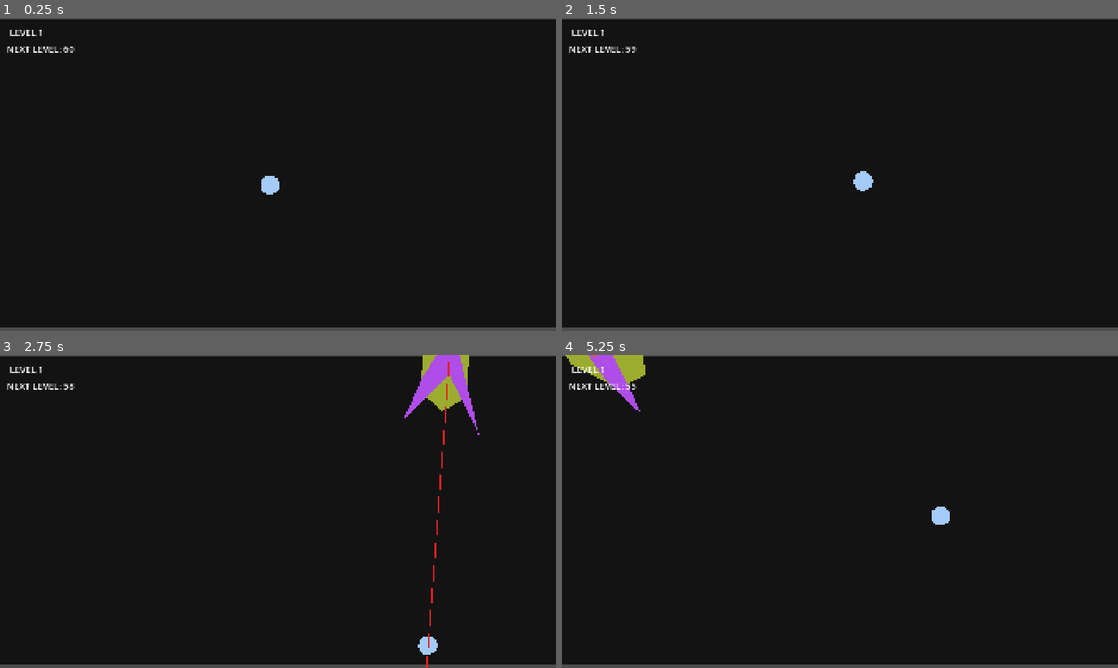
Above: before the commit, frames 1-4 (two rows, left to right).
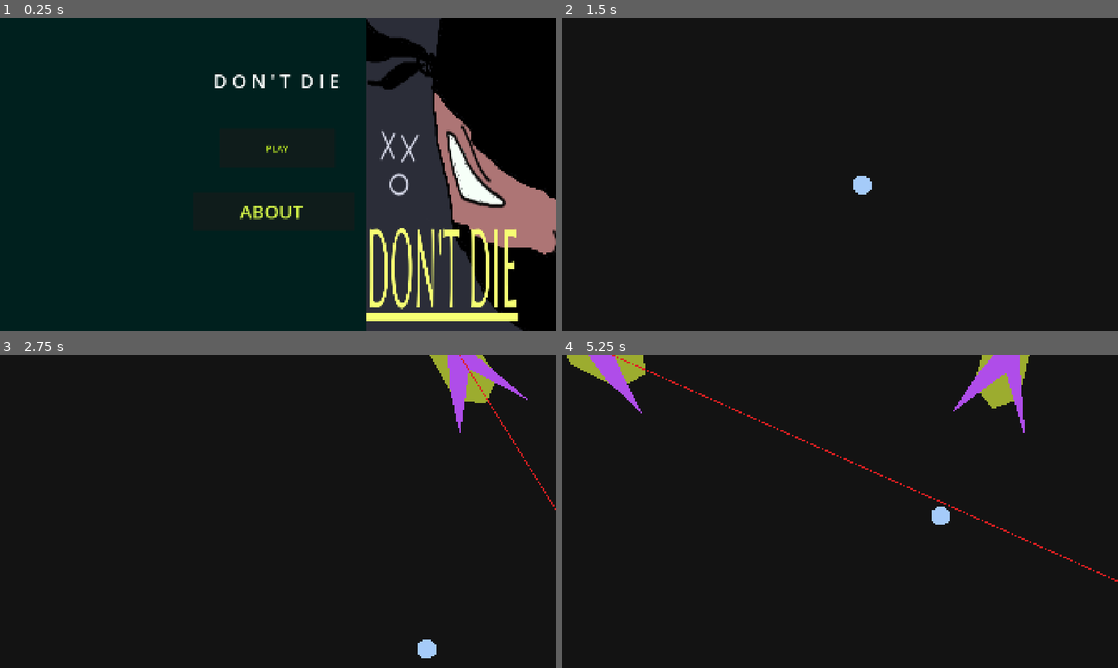
Above: after the commit, the same moments.

Repository: Freezingle/dont-die
Game: Godot game, scene res://scenes/ui/MainMenu.tscn
Two runs of this game, one before a commit and one after it. Both use one fixed random seed, a clock stepped at 60 frames per second and the inputs below. Before the commit the project starts from res://scenes/main.tscn.
Inputs (mouse positions are in pixels of both pictures, inside the frame that each line leads up to):
- Up to frame 1 (0.25 s): no input
- Up to frame 2 (1.5 s): click (840, 149) at 0.5 s, where only the run after the commit has a clickable "PLAY"; tap Enter at 1.25 s; move the mouse to (962, 158) at 1.27 s; press the mouse at (962, 158) at 1.28 s; hold D (move_right) from 1.28 s (still down)
- Up to frame 3 (2.75 s): move the mouse to (166, 527) at 2.02 s; release D (move_right) at 2.03 s; release the mouse at (166, 527) at 2.03 s; hold S (move_down) from 2.03 s (still down); click (166, 527) at 2.1 s
- Up to frame 4 (5.25 s): move the mouse to (895, 442) at 2.77 s; release S (move_down) at 2.78 s; press the mouse at (895, 442) at 2.78 s; hold D (move_right) 2.78-3.53 s; move the mouse to (812, 574) at 3.52 s; release the mouse at (812, 574) at 3.53 s; hold W (move_up) 3.53-4.28 s; click (812, 574) at 3.6 s; move the mouse to (1006, 558) at 4.27 s; press the mouse at (1006, 558) at 4.28 s; hold A (move_left) from 4.28 s (still down); move the mouse to (673, 464) at 5.02 s; release the mouse at (673, 464) at 5.03 s; click (673, 464) at 5.1 s

The runs differ from the first frame. In frame 1, 22% of the frame differs, in the area x 0-100%, y 0-100%; in frame 2, 1.8%; in frame 3, 4.1%; in frame 4, 3.6%.

Commit message:
add logo and implement game over loop

Diff:
--- a/icon.svg
+++ /dev/null
@@ -1 +0,0 @@
-<svg xmlns="http://www.w3.org/2000/svg" width="128" height="128"><rect width="124" height="124" x="2" y="2" fill="#363d52" stroke="#212532" stroke-width="4" rx="14"/><g fill="#fff" transform="translate(12.322 12.322)scale(.101)"><path d="M105 673v33q407 354 814 0v-33z"/><path fill="#478cbf" d="m105 673 152 14q12 1 15 14l4 67 132 10 8-61q2-11 15-15h162q13 4 15 15l8 61 132-10 4-67q3-13 15-14l152-14V427q30-39 56-81-35-59-83-108-43 20-82 47-40-37-88-64 7-51 8-102-59-28-123-42-26 43-46 89-49-7-98 0-20-46-46-89-64 14-123 42 1 51 8 102-48 27-88 64-39-27-82-47-48 49-83 108 26 42 56 81zm0 33v39c0 276 813 276 814 0v-39l-134 12-5 69q-2 10-14 13l-162 11q-12 0-16-11l-10-65H446l-10 65q-4 11-16 11l-162-11q-12-3-14-13l-5-69z"/><path d="M483 600c0 34 58 34 58 0v-86c0-34-58-34-58 0z"/><circle cx="725" cy="526" r="90"/><circle cx="299" cy="526" r="90"/></g><g fill="#414042" transform="translate(12.322 12.322)scale(.101)"><circle cx="307" cy="532" r="60"/><circle cx="717" cy="532" r="60"/></g></svg>
--- a/project.godot
+++ b/project.godot
@@ -11,14 +11,15 @@
 [application]
 
 config/name="Don't Die"
-run/main_scene="uid://dw5lw6tuawk1u"
+run/main_scene="uid://c8xjryixi4scu"
 config/features=PackedStringArray("4.5", "Forward Plus")
-config/icon="res://icon.svg"
+config/icon="uid://e5osq3l8ky7v"
 
 [display]
 
 window/size/viewport_width=1920
 window/size/viewport_height=1080
+window/size/mode=3
 window/stretch/mode="canvas_items"
 window/stretch/aspect="expand"
 
@@ -28,24 +29,28 @@
 "deadzone": 0.2,
 "events": [Object(InputEventKey,"resource_local_to_scene":false,"resource_name":"","device":-1,"window_id":0,"alt_press …(192 unchanged characters)…
 , Object(InputEventKey,"resource_local_to_scene":false,"resource_name":"","device":-1,"window_id":0,"alt_pressed":false …(186 unchanged characters)…
+, Object(InputEventJoypadMotion,"resource_local_to_scene":false,"resource_name":"","device":-1,"axis":1,"axis_value":-1.0,"script":null)
 ]
 }
 move_down={
 "deadzone": 0.2,
 "events": [Object(InputEventKey,"resource_local_to_scene":false,"resource_name":"","device":-1,"window_id":0,"alt_press …(192 unchanged characters)…
 , Object(InputEventKey,"resource_local_to_scene":false,"resource_name":"","device":-1,"window_id":0,"alt_pressed":false …(186 unchanged characters)…
+, Object(InputEventJoypadMotion,"resource_local_to_scene":false,"resource_name":"","device":-1,"axis":1,"axis_value":1.0,"script":null)
 ]
 }
 move_left={
 "deadzone": 0.2,
 "events": [Object(InputEventKey,"resource_local_to_scene":false,"resource_name":"","device":-1,"window_id":0,"alt_press …(191 unchanged characters)…
 , Object(InputEventKey,"resource_local_to_scene":false,"resource_name":"","device":-1,"window_id":0,"alt_pressed":false …(186 unchanged characters)…
+, Object(InputEventJoypadMotion,"resource_local_to_scene":false,"resource_name":"","device":-1,"axis":0,"axis_value":-1.0,"script":null)
 ]
 }
 move_right={
 "deadzone": 0.2,
 "events": [Object(InputEventKey,"resource_local_to_scene":false,"resource_name":"","device":-1,"window_id":0,"alt_press …(192 unchanged characters)…
 , Object(InputEventKey,"resource_local_to_scene":false,"resource_name":"","device":-1,"window_id":0,"alt_pressed":false …(186 unchanged characters)…
+, Object(InputEventJoypadMotion,"resource_local_to_scene":false,"resource_name":"","device":-1,"axis":0,"axis_value":1.0,"script":null)
 ]
 }
 touch={
--- a/scenes/main.tscn
+++ b/scenes/main.tscn
@@ -13,9 +13,17 @@
 bomb_scene = ExtResource("6_tefeu")
 
 [node name="Background" type="ColorRect" parent="."]
-offset_top = 4.0
-offset_right = 1918.0
-offset_bottom = 1070.0
+offset_left = -48.0
+offset_top = -39.0
+offset_right = 1976.0
+offset_bottom = 1096.0
+color = Color(0.07683582, 0.07683582, 0.07683582, 1)
+
+[node name="Background2" type="ColorRect" parent="."]
+offset_left = -48.0
+offset_top = -39.0
+offset_right = 1976.0
+offset_bottom = 1096.0
 color = Color(0.07683582, 0.07683582, 0.07683582, 1)
 
 [node name="World" type="Node2D" parent="."]
@@ -68,24 +76,36 @@
 offset_right = 40.0
 offset_bottom = 40.0
 
-[node name="LevelLabel" type="Label" parent="UI/RootUI"]
+[node name="AnnouncementLabel" type="Label" parent="UI/RootUI"]
 layout_mode = 0
-offset_left = 34.0
-offset_top = 27.0
-offset_right = 143.0
-offset_bottom = 120.0
+offset_right = 40.0
+offset_bottom = 23.0
 theme_override_font_sizes/font_size = 32
-text = "LEVEL1
-"
 
-[node name="TimerLabel" type="Label" parent="UI/RootUI"]
+[node name="VictoryUI" type="Control" parent="UI"]
+process_mode = 2
+visible = false
+layout_mode = 3
+anchors_preset = 0
+offset_right = 40.0
+offset_bottom = 40.0
+
+[node name="Label" type="Label" parent="UI/VictoryUI"]
 layout_mode = 0
-offset_left = 23.0
-offset_top = 84.0
-offset_right = 63.0
-offset_bottom = 129.0
+offset_left = 846.0
+offset_top = 363.0
+offset_right = 886.0
+offset_bottom = 451.0
+theme_override_font_sizes/font_size = 64
+
+[node name="MainMenu" type="Button" parent="UI/VictoryUI"]
+layout_mode = 0
+offset_left = 716.0
+offset_top = 674.0
+offset_right = 1148.0
+offset_bottom = 786.0
 theme_override_font_sizes/font_size = 32
-text = "TIME : 60"
+text = "QUIT TO MAIN MENU"
 
 [node name="DifficultyTimer" type="Timer" parent="."]
 wait_time = 10.0
@@ -94,3 +114,5 @@
 [node name="LevelTimer" type="Timer" parent="."]
 autostart = true
 ignore_time_scale = true
+
+[connection signal="pressed" from="UI/VictoryUI/MainMenu" to="." method="_on_main_menu_pressed"]
--- a/scripts/main.gd
+++ b/scripts/main.gd
@@ -20,12 +20,15 @@
 
 @onready var game_over_ui = $UI/GameOverUI
 @onready var restart_button = $UI/GameOverUI/RestartButton
+@onready var announcement_label = $UI/RootUI/AnnouncementLabel
 @onready var difficulty_timer = $DifficultyTimer
-@onready var level_label = $UI/RootUI/LevelLabel
 @onready var timer_label = $UI/RootUI/TimerLabel
 @onready var cannon_spawner = $World/CannonSpawner
 @onready var level_timer = $LevelTimer
 @onready var cannon_spawnner = $World/CannonSpawner
+@onready var victory_ui = $UI/VictoryUI
+@onready var victory_main_menu_button = $UI/VictoryUI/MainMenu
+@onready var victory_label = $UI/VictoryUI/Label
 
 func _process (delta):
 	if current_phase != GamePhase.LEVEL_2:
@@ -43,12 +46,9 @@
 	level_timer.timeout.connect(_on_level_timer_timeout)
 	if player:
 		player.died.connect(on_player_died)
+	difficulty_timer.timeout.connect(increase_difficulty)
 
 	restart_button.pressed.connect(restart_game)
-	difficulty_timer.timeout.connect(increase_difficulty)
-	level_label.text = "LEVEL 1"
-	update_timer_ui()
-
 
 func increase_score():
 	if game_over:
@@ -62,16 +62,30 @@
 
 # game clock
 func _on_level_timer_timeout():
-	elapsed_time +=1
-	update_timer_ui()
+	elapsed_time += 1
+
+	# LEVEL 2 WARNING
+	if current_phase == GamePhase.LEVEL_1:
+		var remaining = 60 - elapsed_time
+
+		if remaining <= 5 and remaining > 0:
+			show_announcement("WARNING\nCENTER HATCH OPENING\n" + str(remaining))
+
+		if remaining == 0:
+			hide_announcement()
+
+	# FINAL LEVEL WARNING
+	if current_phase == GamePhase.LEVEL_2:
+		var remaining = 100 - elapsed_time
+
+		if remaining <= 5 and remaining > 0:
+			show_announcement("WARNING\nEXPLOSIONS IN\n" + str(remaining))
+
+		if remaining == 0:
+			hide_announcement()
+
 	check_phase_progression()
 
-func update_timer_ui():
-	match current_phase:
-		GamePhase.LEVEL_1:
-			timer_label.text = "NEXT LEVEL: " + str(max(0,60-elapsed_time))
-		GamePhase.LEVEL_2:
-			timer_label.text = "FINAL LEVEL: " + str(max(0,90-elapsed_time))
 
 func check_phase_progression():
 	if current_phase == GamePhase.LEVEL_1 and elapsed_time >=60:
@@ -82,14 +96,12 @@
 
 func start_level_2():
 	current_phase = GamePhase.LEVEL_2
-	level_label.text = "LEVEL 2"
 	difficulty_timer.stop()
 	spawn_pit()
 	print("LEVEL 2 STARTED")
 
 func start_final_level():
 	current_phase = GamePhase.FINAL_LEVEL
-	level_label.text = "FINAL LEVEL"
 	# STOP CANNONS
 	if cannon_spawner:
 		cannon_spawner.queue_free()
@@ -128,8 +140,23 @@
 	bomb_phase.phase_completed.connect(_on_bomb_phase_completed)
 
 func _on_bomb_phase_completed():
-	print("YOU WIN")
+	game_over = true
+
+	victory_label.text = "YOU SURVIVED!GAME OVER!\n Thanks for playing!"
+	victory_ui.visible = true
+	get_tree().paused = true
 
 func restart_game():
 	get_tree().paused = false
 	get_tree().reload_current_scene()
+
+func show_announcement(text:String):
+	announcement_label.visible = true
+	announcement_label.text = text
+
+func hide_announcement():
+	announcement_label.visible = false
+
+
+func _on_main_menu_pressed() -> void:
+	get_tree().change_scene_to_file("res://scenes/ui/MainMenu.tscn")
Binary file added: Logo.png
Not shown, changed: Logo.png.import
Not shown, added: export_presets.cfg
